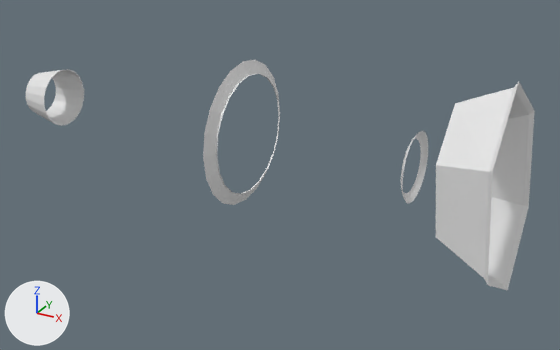
The OBJ model VRRacer/Content/My_Content/Meshes/Level/Level1/Level01_HoloLights.obj, before and after one commit.
Both versions are drawn from a camera (50 mm lens) standing at (992.0, -992.0, 437.0) and looking at (443.0, 6.0, -62.0). Lighting does not change. The marker at lower left points along +X, +Y and +Z. Where no turn or scale is listed for an object, it has been applied to the vertices.

Names of what the first picture shows: 'Level01_HoloLights'.
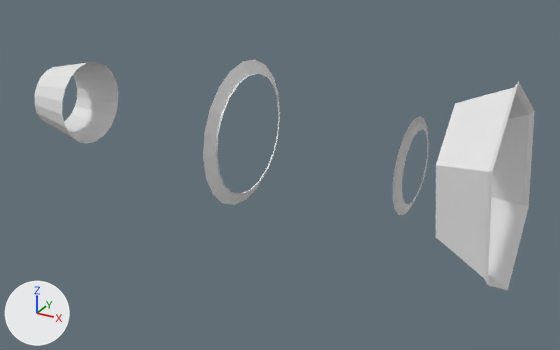
Changed parts and their boxes (x1, y1, x2, y2) in the pictures (560 x 350 px):
'Level01_HoloLights', reshaped
    before: (26, 60, 535, 290)
    after: (35, 60, 535, 290)
part 1 of me_level01_hololights, rebuilt (32% wider, 38% taller)
    before: (401, 131, 428, 203)
    after: (393, 116, 429, 216)
part 2 of me_level01_hololights, added
    after: (35, 62, 118, 144)
part 3 of me_level01_hololights, deleted
    before: (26, 69, 84, 126)

What the commit changed:
me_level01_hololights is used by ob_level01_hololights; location (0.0, 0.0, 0.0).
me_level01_hololights had 218 vertices, 152 faces and spanned x -57.0..819.0, y -134.0..134.0, z -159.0..145.0.
me_level01_hololights now has 198 vertices, 132 faces and spans x -19.0..819.0, y -134.0..134.0, z -159.0..145.0.
me_level01_hololights part 1: the loose piece of 80 vertices spanning x 661.0..669.0, y -53.0..53.0, z -53.0..53.0 is rebuilt with 80 vertices and now spans x 662.0..669.0, y -73.0..73.0, z -73.0..73.0.
me_level01_hololights part 2: a new loose piece of 40 vertices spanning x -19.0..64.0, y -73.0..73.0, z -73.0..73.0.
Part 3, on me_level01_hololights:
60 vertices are removed from x -57.0..1.0, y -51.0..51.0, z -51.0..51.0.
40 faces are deleted.
